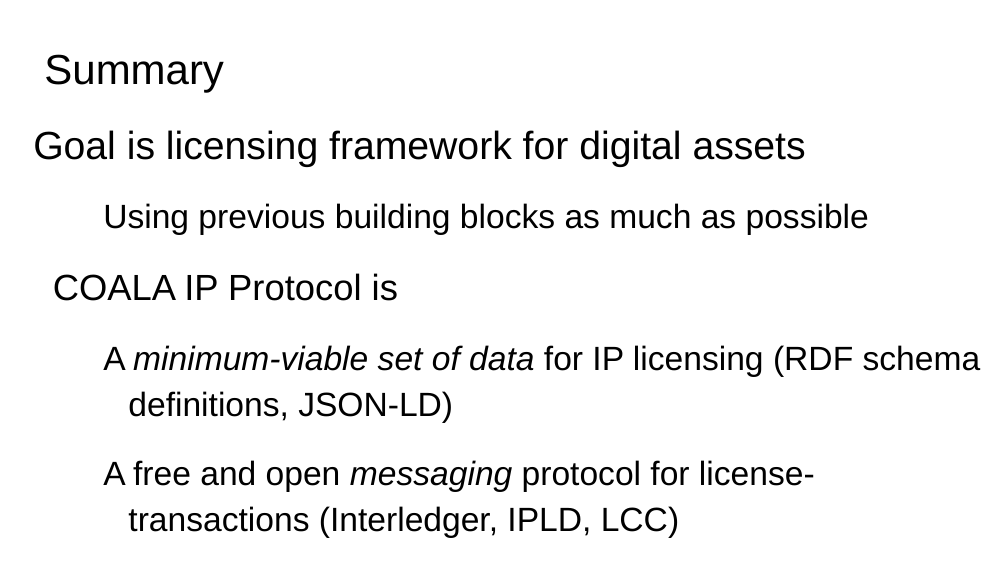
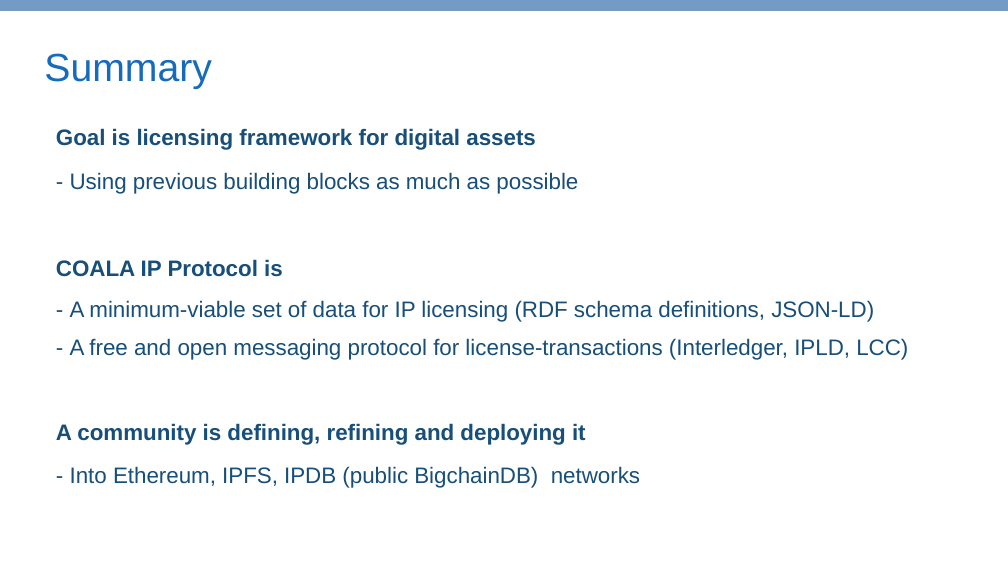
Before and after one commit to COALAIP/specs, a slide deck: slide 22 of presentations/COALA IP - short.pptx. Drawn at 1008x567 pixels with LibreOffice and Linux fonts; fonts in the diff are those of the drawing. Boxes give left, top, right and bottom in pixels: in the first picture for what was removed or moved away, otherwise in the second. Text is boxed around its words. In the diff, an @@ line names an element or a change of style, - is before the commit and + after.

```diff
--- a/presentations/COALA IP - short.pptx
+++ b/presentations/COALA IP - short.pptx
@@ rectangle added at box(0, 0, 1008, 11), fill #749BC6 @@
@@ title "Summary" at box(44, 53, 211, 89): size 30 to 28 pt, text colour #000000 to #166CBC @@
@@ text "Goal is licensing framework for ...": place and size @@
-text "Goal is licensing framework for ..." at box(33, 130, 981, 538)
+text "Goal is licensing framework for ..." at box(56, 128, 908, 488)
@@ text at box(56, 128, 586, 445): size 28 to 16 pt in "Goal is licensing framework for digital assets"; text colour #000000 to #174F7A, bold on in "Goal is licensing framework for digital assets", "COALA IP Protocol is", "A community is defining, refining and deploying ..."; size 26 to 16 pt in "COALA IP Protocol is", "A community is defining, refining and deploying ..."; indent changed; line spacing 1.15 to 1; less space between paragraphs @@
@@ text at box(70, 172, 578, 194): text changed; size 24 to 16 pt; text colour #000000 to #174F7A @@
-  Using previous building blocks as much as possible
+- Using previous building blocks as much as possible
@@ text at box(70, 300, 908, 360): text changed; size 24 to 16 pt; text colour #000000 to #174F7A @@
-  A minimum-viable set of data for IP licensing (RDF schema definitions, JSON-LD)
-  A free and open messaging protocol for license-transactions (Interledger, IPLD, LCC)
+- A minimum-viable set of data for IP licensing (RDF schema definitions, JSON-LD)
+  - A free and open messaging protocol for license-transactions (Interledger, IPLD, LCC)
@@ text at box(70, 466, 640, 488): text changed; size 24 to 16 pt; text colour #000000 to #174F7A @@
-  Into Ethereum, IPFS, IPDB (public BigchainDB) networks
+  - Into Ethereum, IPFS, IPDB (public BigchainDB) networks
```
Also in this commit, not shown: 21 other slides changed, 1 other file.
